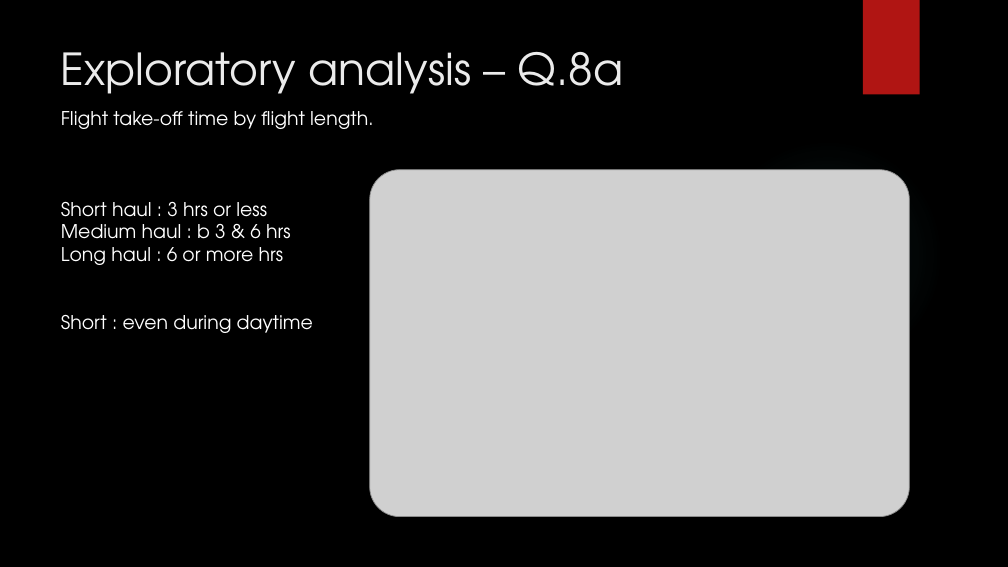
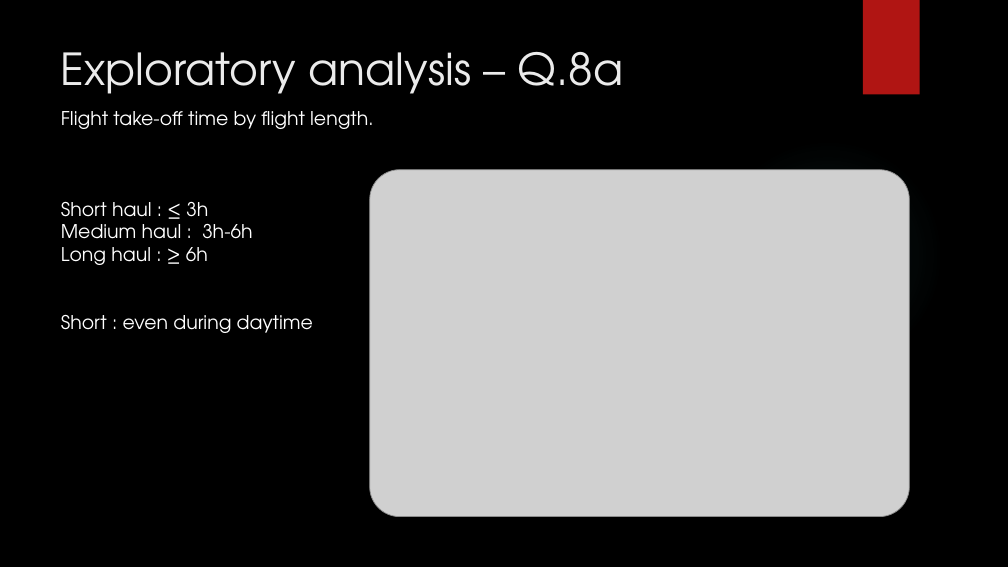
Before and after one commit to kyletsang0/flight-delay-predictor, a slide deck: slide 18 of midterm_presentation.ppsx. Drawn at 1008x567 pixels with LibreOffice and Linux fonts; fonts in the diff are those of the drawing; grey boxes stand for pictures; background and template pictures are left out. Boxes give left, top, right and bottom in pixels: in the first picture for what was removed or moved away, otherwise in the second. Text is boxed around its words. In the diff, an @@ line names an element or a change of style, - is before the commit and + after.

```diff
--- a/midterm_presentation.ppsx
+++ b/midterm_presentation.ppsx
@@ text at bbox=[61, 202, 252, 265]: text changed @@
-Short haul : 3 hrs or less
-Medium haul : b 3 & 6 hrs
-Long haul : 6 or more hrs
+Short haul : ≤ 3h
+Medium haul : 3h-6h
+Long haul : ≥ 6h
```
Also in this commit, not shown: 5 other slides changed, 2 slides added.
